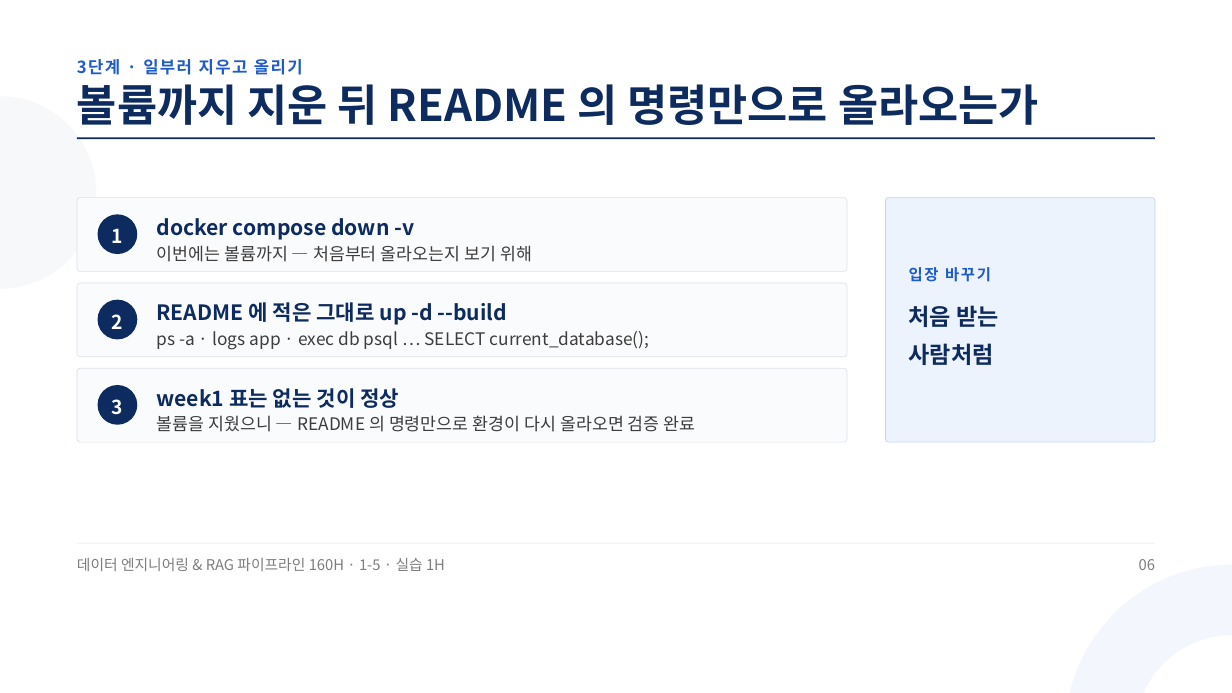
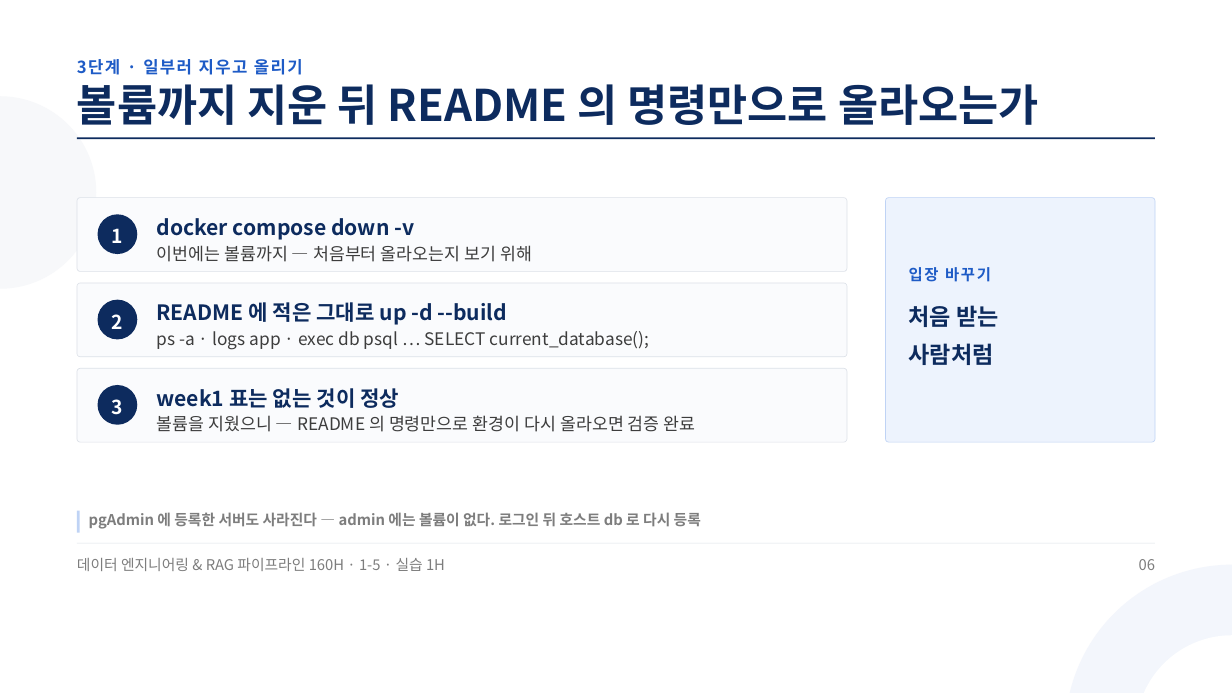
Before and after one commit to aebonlee/materials, a slide deck: slide 6 of data-eng/decks/w1d5s3.pptx. Drawn at 1232x693 pixels with LibreOffice and Linux fonts; fonts in the diff are those of the drawing. Boxes give left, top, right and bottom in pixels: in the first picture for what was removed or moved away, otherwise in the second. Text is boxed around its words. In the diff, an @@ line names an element or a change of style, - is before the commit and + after.

```diff
--- a/data-eng/decks/w1d5s3.pptx
+++ b/data-eng/decks/w1d5s3.pptx
@@ rectangle added at (77,511,79,532), fill #BFD3F5 @@
@@ text added at (89,512,701,529), 17.2 pt, text #7D7D7D, bold @@
+pgAdmin 에 등록한 서버도 사라진다 — admin 에는 볼륨이 없다. 로그인 뒤 호스트 db 로 다시 등록
```
Also in this commit, not shown: 9 other files.
